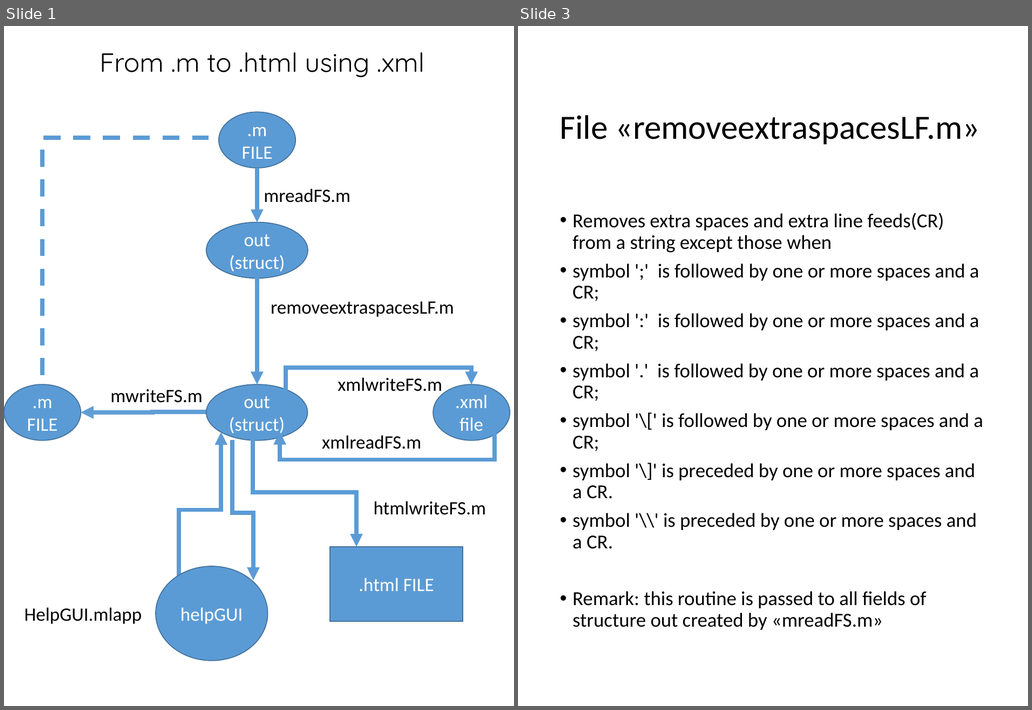
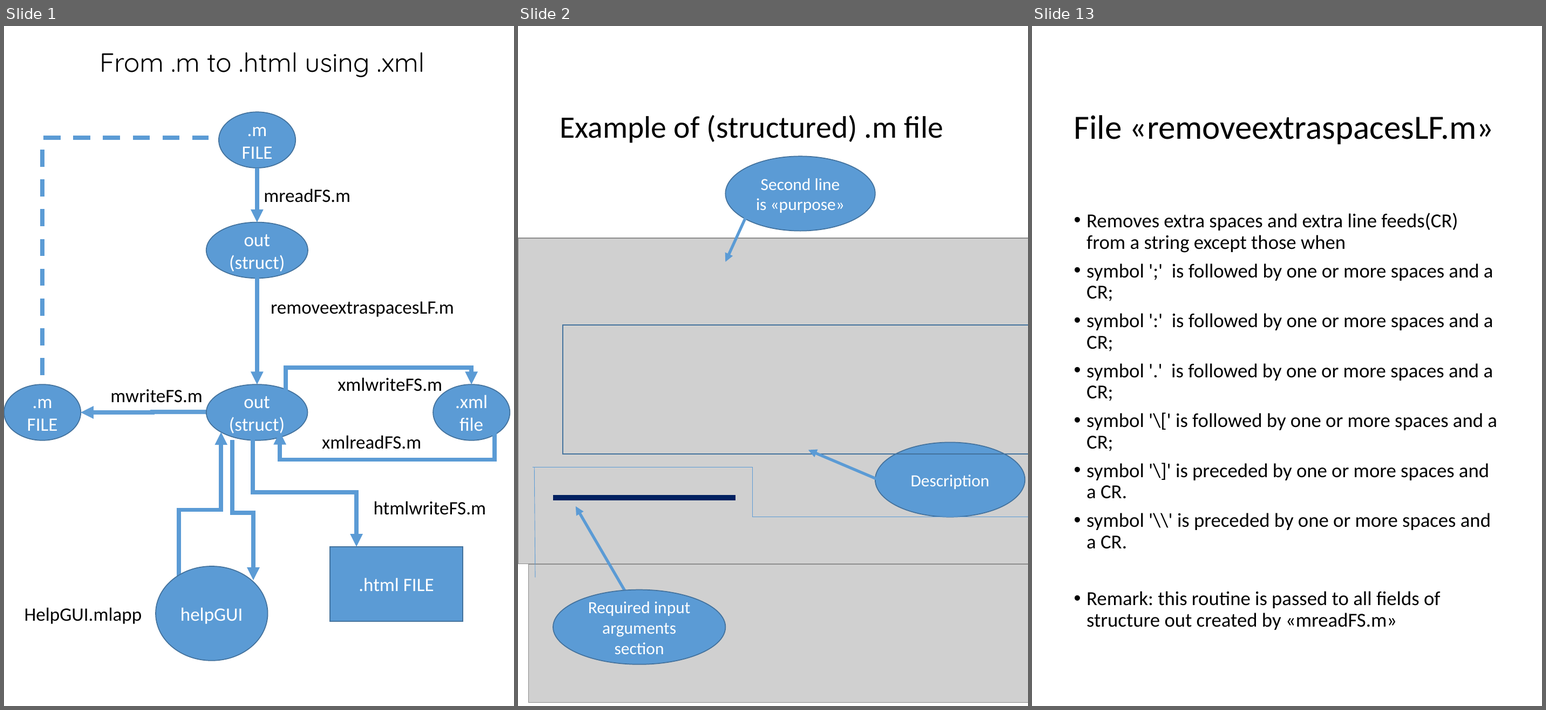
Before and after one commit to UniprJRC/FSDA, a slide deck: utilities_help/FlowChart.pptx. Shown side by side, each under a label of ours: slides 1 and 3 before the commit, slides 1, 2 and 13 after it; the slides between them are not shown. The pictures are 1032x710 and 1546x710 pixels, drawn with LibreOffice and Linux fonts; fonts in the diff are those of the drawing; grey boxes stand for pictures. Boxes give left, top, right and bottom in pixels: in the first picture for what was removed or moved away, otherwise in the second. Text is boxed around its words. In the diff, an @@ line names an element or a change of style, - is before the commit and + after.

Commit message:
updated FlowChart.pptx. MInor modifications to code to cope with wanted line feeds

```diff
--- a/utilities_help/FlowChart.pptx
+++ b/utilities_help/FlowChart.pptx
@@ slide 2 added at (x1=518, y1=26, x2=1028, y2=706), background #FFFFFF @@
@@ title added at (x1=560, y1=115, x2=944, y2=143), 33 pt, text #000000 @@
+Example of (structured) .m file
@@ ellipse added at (x1=725, y1=157, x2=875, y2=232), fill #5B9BD5, outline #43739E 1 pt, 18 pt, text #FFFFFF @@
+Second line is «purpose»
@@ arrow added from (751, 207) to (725, 262), #5B9BD5 3 pt @@
@@ picture added at (x1=518, y1=238, x2=1028, y2=564) @@
@@ rectangle added at (x1=563, y1=325, x2=1028, y2=455), outline #43739E 1 pt @@
@@ ellipse added at (x1=875, y1=442, x2=1025, y2=517), fill #5B9BD5, outline #43739E 1 pt, 18 pt, text #FFFFFF @@
+Description
@@ arrow added from (877, 479) to (809, 450), #5B9BD5 3 pt @@
@@ elbow line added from (532, 468) to (1028, 517), #5B9BD5 0.5 pt @@
@@ line added from (534, 468) to (535, 578), #5B9BD5 0.5 pt @@
@@ line added from (554, 498) to (736, 498), #002060 6 pt @@
@@ arrow added from (628, 596) to (576, 507), #5B9BD5 3 pt @@
@@ picture added at (x1=529, y1=564, x2=1028, y2=703) @@
@@ ellipse added at (x1=554, y1=590, x2=726, y2=665), fill #5B9BD5, outline #43739E 1 pt, 18 pt, text #FFFFFF @@
+Required input arguments section
@@ what was slide 3 is now slide 13 @@
```
Also in this commit, not shown: 2 slides changed, 22 other slides added, 5 other files.
